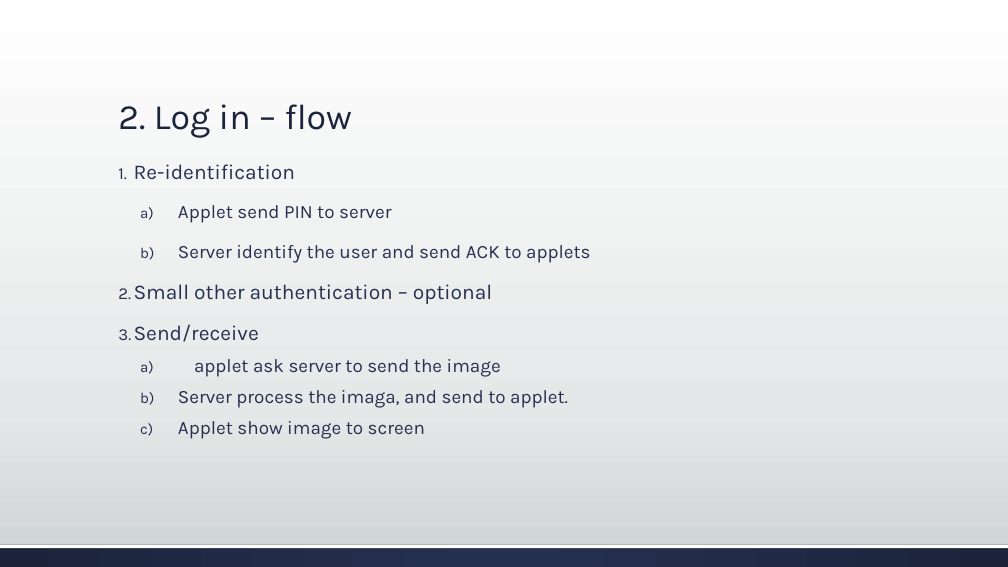
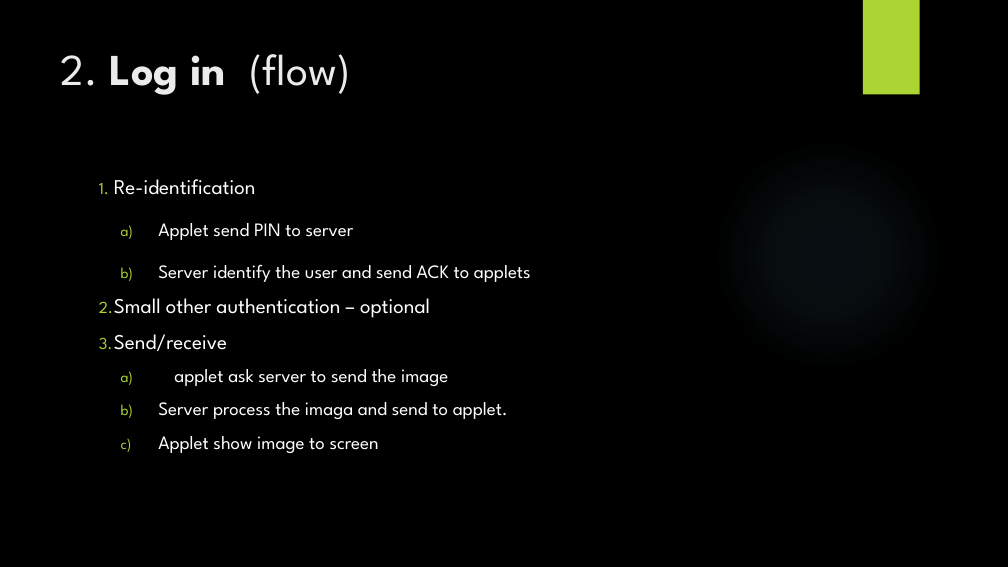
Before and after one commit to YishaiShilo/OurProject, a slide deck: slide 7 of Secure image display flow and details.pptx. Drawn at 1008x567 pixels with LibreOffice and Linux fonts; fonts in the diff are those of the drawing; background and template pictures are left out. Boxes give left, top, right and bottom in pixels: in the first picture for what was removed or moved away, otherwise in the second. Text is boxed around its words. In the diff, an @@ line names an element or a change of style, - is before the commit and + after.

```diff
--- a/Secure image display flow and details.pptx
+++ b/Secure image display flow and details.pptx
@@ background gradient #FFFFFF to #E5E8E8 to #CDD2D2 to picture (left out) @@
@@ rectangle added at [863, 0, 920, 95], fill #ACD433 @@
@@ title "2. Log in (flow)" at [61, 54, 350, 95]: vertical alignment bottom to top @@
@@ title at [61, 54, 350, 95]: text changed; size 34 to 42 pt; font Karla to League Spartan; text colour #1D243C to #EBEBEB @@
-2. Log in – flow
+2. Log in (flow)
@@ ellipse added at [712, 138, 944, 371], fill gradient #7AC4F0 @@
@@ text "Re-identification": place and size @@
-text "Re-identification" at [134, 164, 590, 439]
+text "Re-identification" at [114, 179, 531, 453]
@@ text at [114, 179, 531, 453]: font Karla to League Spartan, text colour #263050 to #FFFFFF in "Re-identification", "Applet send PIN to server", "Server identify the user and send ACK ...", "Small other authentication – optional" and 3 more places; line spacing 0.9 to 1; less space between paragraphs; bullet colour #263050 to #ACD433 @@
@@ text at [158, 402, 508, 419]: text changed; font Karla to League Spartan; text colour #263050 to #FFFFFF @@
-  b) Server process the imaga, and send to applet.
+  b) Server process the imaga and send to applet.
@@ rectangle removed at [0, 544, 1008, 567] @@
@@ rectangle removed at [0, 544, 1008, 548] @@
```
Also in this commit, not shown: 5 other slides changed, 1 slide added, 2 slides removed.
